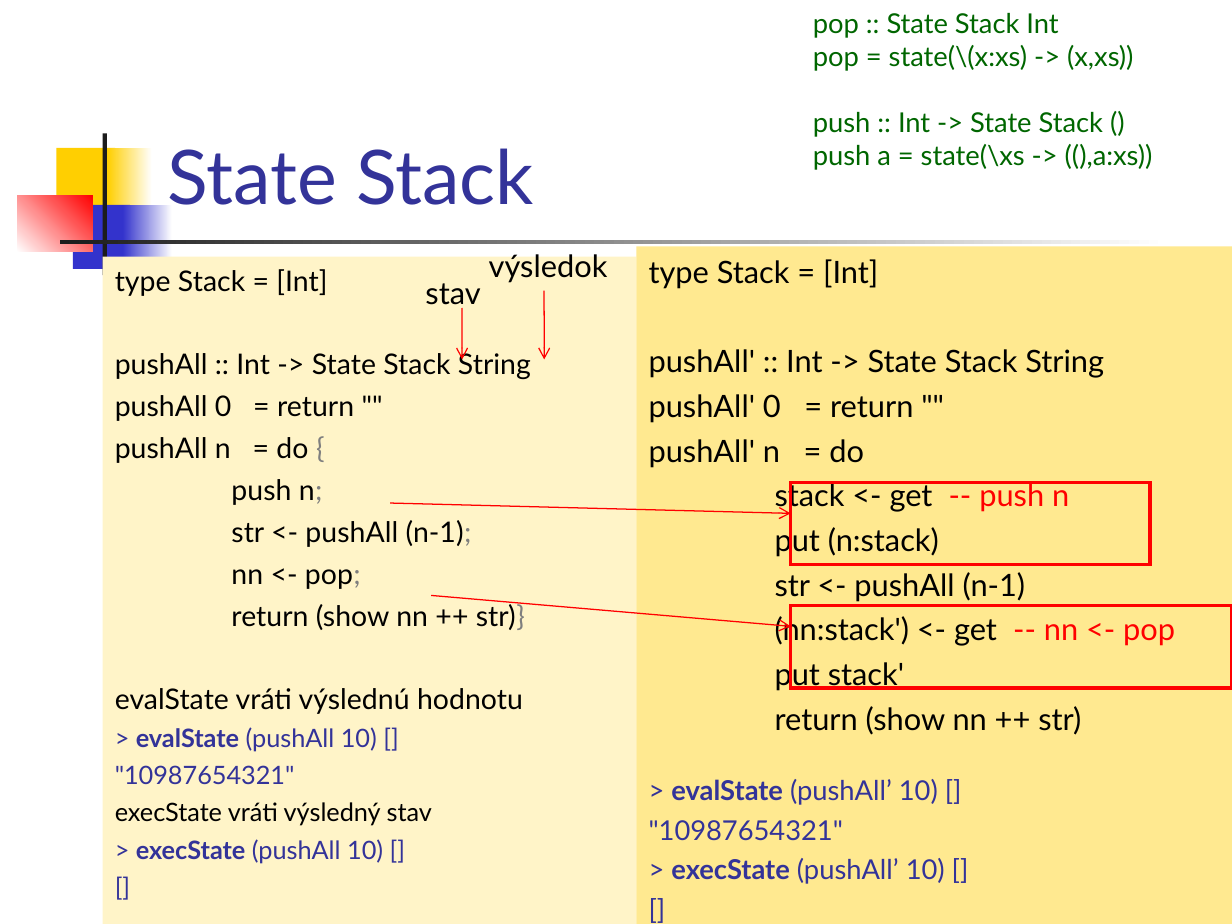
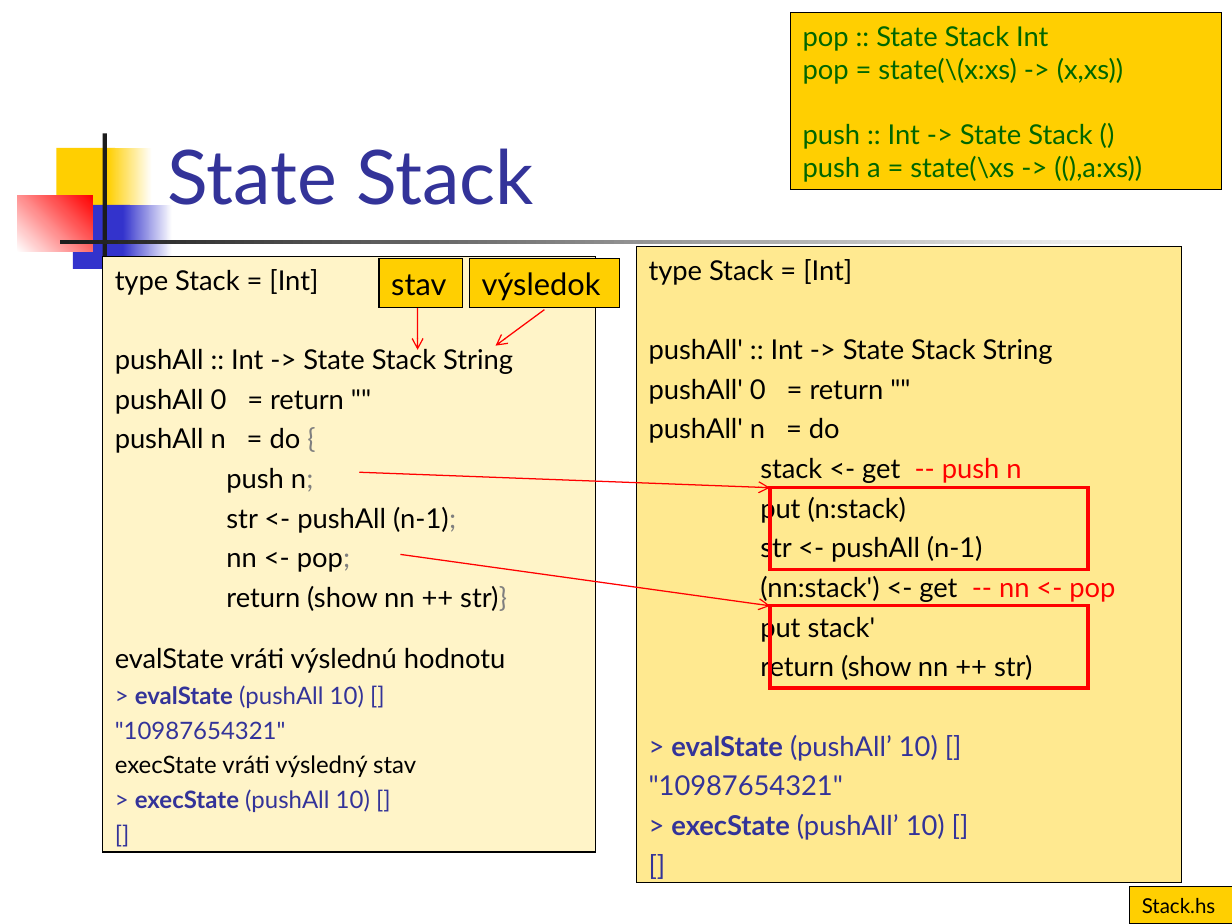
Before and after one commit to Funkcionalne/Prednasky, a slide deck: slide 24 of 13/13_fpro.ppt (slide 6 before the commit). Drawn at 1232x924 pixels with LibreOffice and Linux fonts; fonts in the diff are those of the drawing. Boxes give left, top, right and bottom in pixels: in the first picture for what was removed or moved away, otherwise in the second. Text is boxed around its words. In the diff, an @@ line names an element or a change of style, - is before the commit and + after.

```diff
--- a/13/13_fpro.ppt
+++ b/13/13_fpro.ppt
@@ rectangle "pop :: State Stack Int": place and size @@
-rectangle "pop :: State Stack Int" at (813, 13, 1153, 170)
+rectangle "pop :: State Stack Int" at (791, 12, 1222, 190)
@@ rectangle "type Stack = [Int]": place and size @@
-rectangle "type Stack = [Int]" at (102, 256, 636, 924)
+rectangle "type Stack = [Int]" at (102, 256, 595, 851)
@@ rectangle "type Stack = [Int]" at (102, 256, 595, 851): size 16.6 to 16 pt in "type Stack = [Int]", "pushAll :: Int -> State Stack String", "pushAll 0 = return """, "pushAll n = do {" and 5 more places; size 14.8 to 14 pt in "> evalState (pushAll 10) []", ""10987654321"", "execState vráti výsledný stav", "> execState (pushAll 10) []" and 1 more places; outline none to #000000 0.74 pt @@
@@ fill none to #FFCF01; outline none to #000000 0.74 pt in 3 elements at (791, 12, 1222, 190), (469, 259, 620, 308), (379, 259, 462, 308) @@
@@ rectangle "stav": place and size @@
-rectangle "stav" at (425, 283, 480, 310)
+rectangle "stav" at (379, 259, 462, 308)
@@ rectangle "výsledok": place and size @@
-rectangle "výsledok" at (489, 251, 608, 283)
+rectangle "výsledok" at (469, 259, 620, 308)
@@ rectangle "type Stack = [Int]": place and size @@
-rectangle "type Stack = [Int]" at (637, 246, 1232, 924)
+rectangle "type Stack = [Int]" at (637, 246, 1181, 883)
@@ rectangle "type Stack = [Int]" at (637, 246, 1181, 883): outline none to #000000 0.74 pt @@
@@ text in rectangle at (649, 259, 1115, 682): size 18 to 16 pt in "type Stack = [Int]", "pushAll' :: Int -> State Stack String", "pushAll' 0 = return """, "pushAll' n = do" and 6 more places @@
@@ arrow moved from (462, 308) - (462, 360) to (418, 298) - (418, 350) @@
@@ arrow moved from (545, 291) - (545, 360) to (545, 309) - (495, 346) @@
@@ arrow moved from (391, 503) - (791, 514) to (360, 472) - (770, 488) @@
@@ rectangle: place and size @@
-rectangle at (791, 483, 1151, 565)
+rectangle at (770, 488, 1088, 570)
@@ arrow moved from (431, 595) - (791, 626) to (400, 554) - (770, 606) @@
@@ rectangle: place and size @@
-rectangle at (791, 606, 1232, 689)
+rectangle at (770, 606, 1088, 689)
@@ rectangle added at (1130, 887, 1232, 924), fill #FFCF01, outline #000000 0.74 pt, 12 pt, text #000000 @@
+Stack.hs
```
Also in this commit, not shown: 8 other slides changed, 18 slides added, 2 other files.
